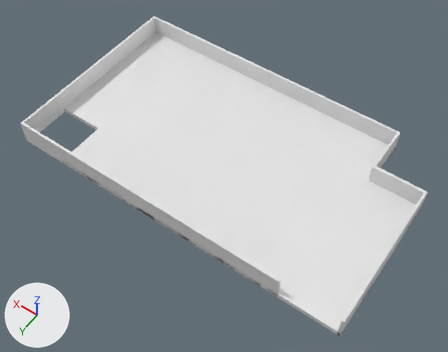
Two versions of the Blender file Assets/Danny/Imports/Blender/Rooms/Study/StudyModel.blend, one commit apart.
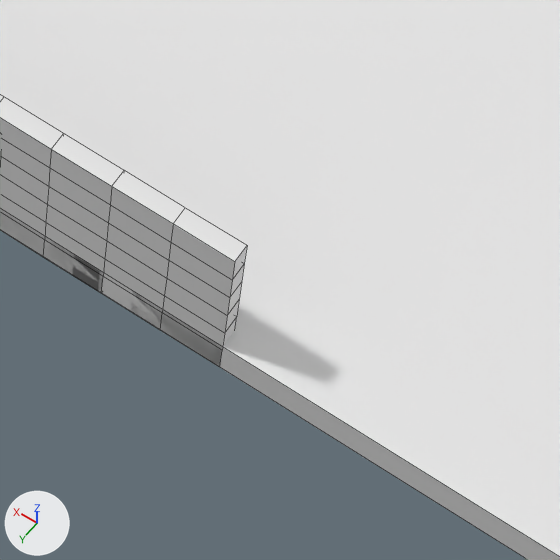
Each version is shown whole from a 50 mm lens placed at (-7.37, 7.83, 9.13), pointed at (-3.14, 1.91, -0.18), then close up on the part from 55% to 72% of the width and 70% to 92% of the height. The axes (+X, +Y, +Z) are drawn at lower left. The lights are the same throughout. The close-ups show mesh edges as thin lines.

In view in the first close-up: 'StudyFloor', 'StudyWalls'.
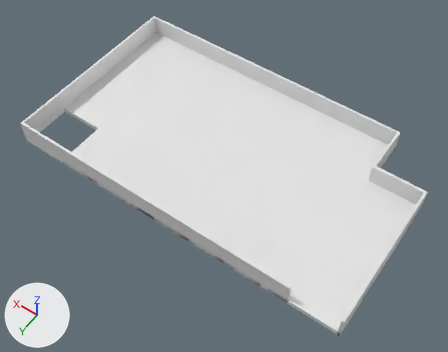
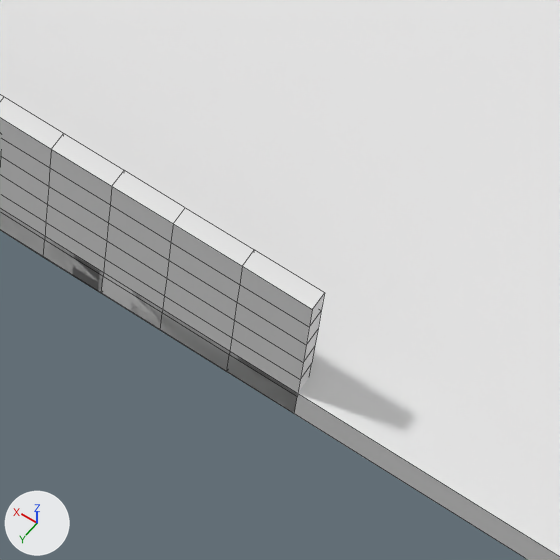
What differs and where, as boxes [x1, y1, x2, y2] in the close-ups (560 x 560 px):
'StudyWalls', reshaped: before [0, 95, 247, 367]; after [0, 95, 324, 413]
part 1 of me_studywalls, built on: before [160, 208, 247, 367]; after [160, 208, 324, 413]

Diff of the bpy script that builds the scene:
```diff
--- a/Assets/Danny/Imports/Blender/Rooms/Study/StudyModel.blend.py
+++ b/Assets/Danny/Imports/Blender/Rooms/Study/StudyModel.blend.py
@@ me_studywalls @@
 # used by ob_studywalls; location = (0.0, 0.0, 0.0)
-me_studywalls.from_pydata(...)  # 1779 vertices, 1776 faces; spans x -6.5..0.5, y -0.5..3.5, z -0.1..0.4
+me_studywalls.from_pydata(...)  # 1793 vertices, 1790 faces; spans x -6.5..0.5, y -0.5..3.5, z -0.1..0.4
+# me_studywalls part 1
+# 12 faces are deleted
+# 10 vertices in x -5.33, y 3.45..3.5, z -0.02..0.32 move by (-0.02, 0.0, 0.0)
+# 4 vertices in x -5.33, y 3.45..3.5, z -0.1..0.4 move by (-0.2, 0.0, 0.0)
+# 14 new vertices lie (-0.18, 0.0, 0.0) away from vertices in x -5.33..-5.17, y 3.45..3.5, z -0.1..0.4
+# 26 new faces join them
 me_studywalls.materials.append(mat_walls)
```
